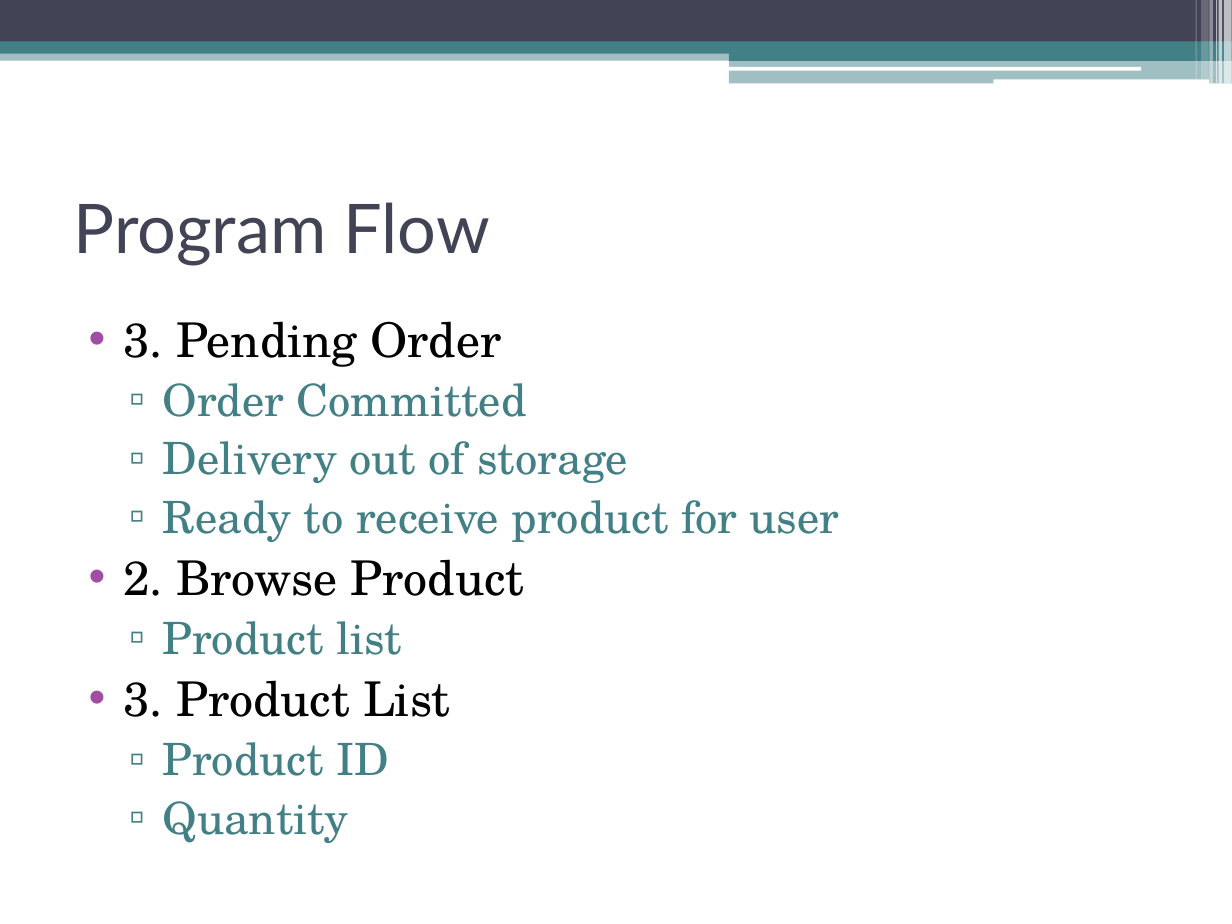
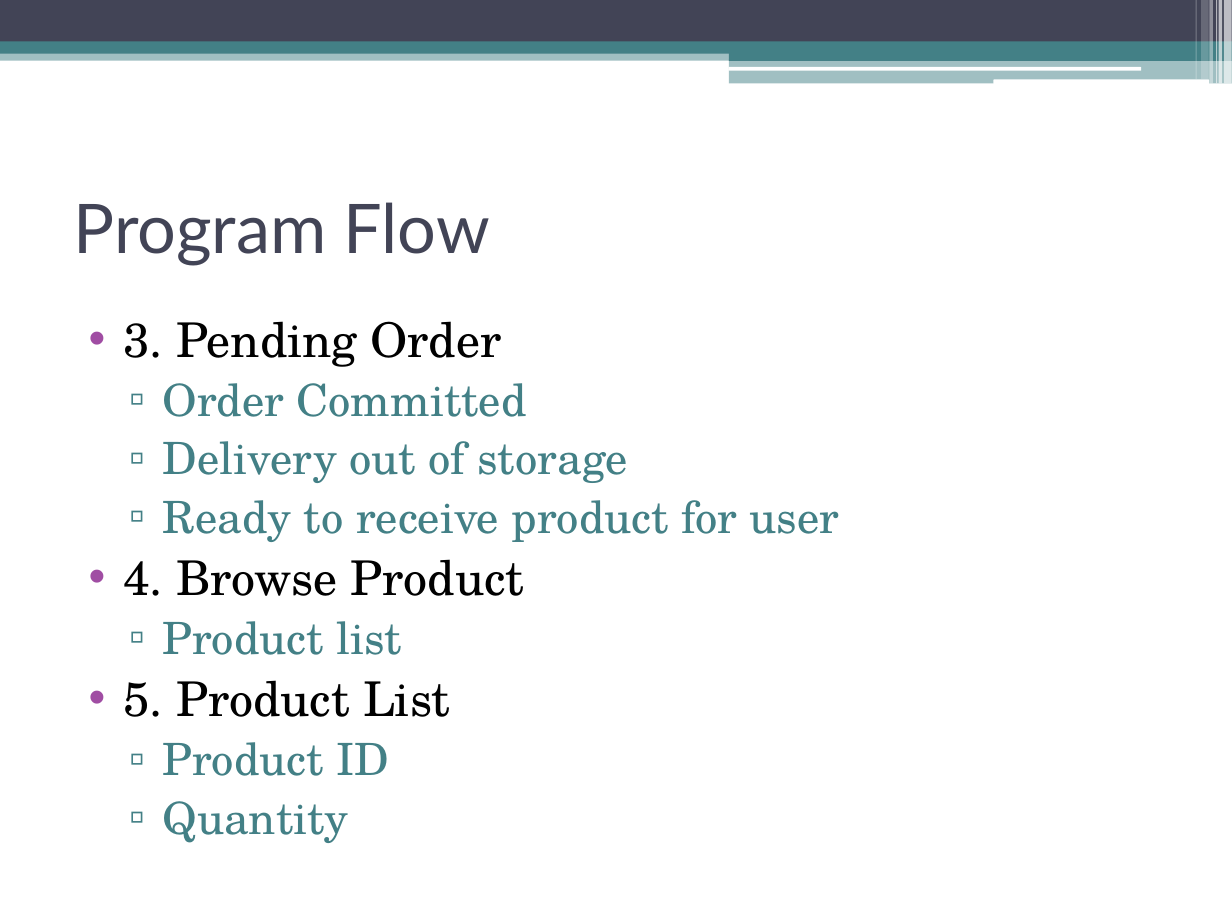
Before and after one commit to MNLBC/Group2Projects, a slide deck: slide 7 of W1D4Project/Group 2.pptx (slide 6 before the commit). Drawn at 1232x924 pixels with LibreOffice and Linux fonts; fonts in the diff are those of the drawing. Boxes give left, top, right and bottom in pixels: in the first picture for what was removed or moved away, otherwise in the second. Text is boxed around its words. In the diff, an @@ line names an element or a change of style, - is before the commit and + after.

```diff
--- a/W1D4Project/Group 2.pptx
+++ b/W1D4Project/Group 2.pptx
@@ text at [123,559,525,596]: text changed @@
-• 2. Browse Product
+• 4. Browse Product
@@ text at [123,680,450,717]: text changed @@
-• 3. Product List
+• 5. Product List
```
Also in this commit, not shown: 2 other slides changed, 1 slide added, 3 other files.
